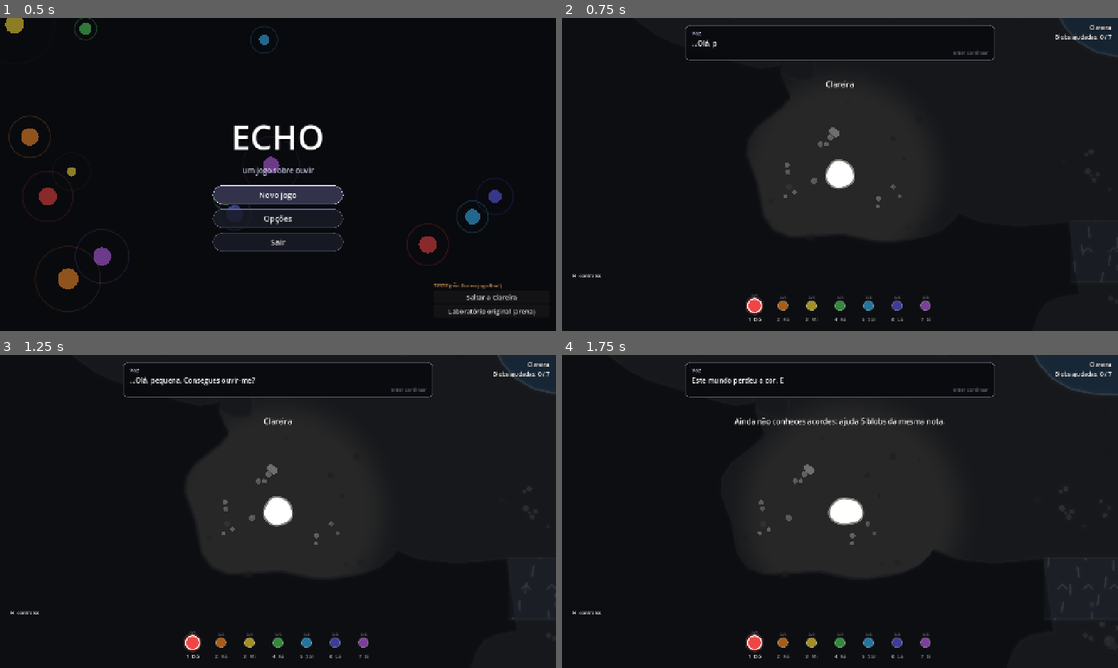
Above: before the commit, frames 1-4 (two rows, left to right).
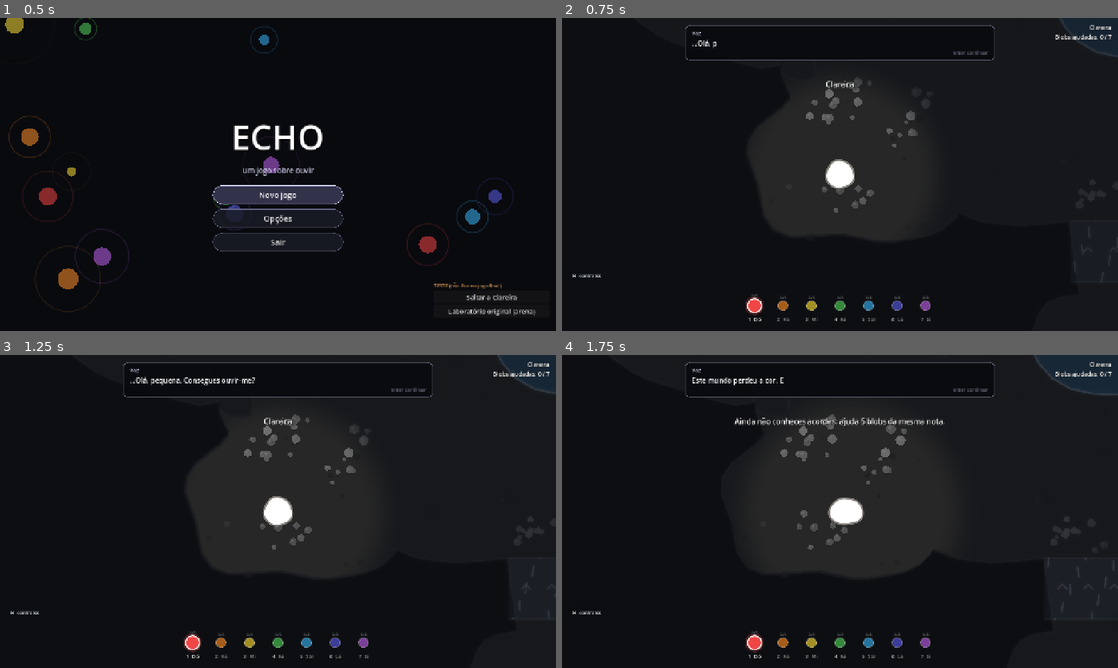
Above: after the commit, the same moments.

Repository: FranciscoVCM/Echo
Game: Godot game, scene res://scenes/ui/title_screen.tscn
Same seed, same stepped clock (60 frames per second), same inputs: the game is played once before the commit and once after it.
Inputs (mouse positions are in pixels of both pictures, inside the frame that each line leads up to):
- Up to frame 1 (0.5 s): no input
- Up to frame 2 (0.75 s): click "Novo jogo" at 0.5 s
- Up to frame 3 (1.25 s): no input
- Up to frame 4 (1.75 s): tap Enter (echo_dialogue) at 1.25 s; move the mouse to (962, 495) at 1.27 s; hold D (echo_right) from 1.28 s (still down); hold Q (echo_chord) from 1.28 s (still down); click (962, 495) at 1.42 s; tap Shift (echo_slow) at 1.55 s

Frame 1 is identical in both runs. In frame 2, 0.7% of the frame differs, in the area x 39-66%, y 18-63%; in frame 3, 0.8%; in frame 4, 0.9%, in the area x 35-93%, y 18-63%.

Commit message:
Time-window colour groups, nervous touch blobs, cleaner finale, sonar only for unseen blobs, chord rules explained, big K + black Nascente after the end

Diff:
--- a/ECHO/scripts/echo/echo_blob.gd
+++ b/ECHO/scripts/echo/echo_blob.gd
@@ -19,6 +19,7 @@
 	WARMTH,  ## Stay close for a while; once warm it wants its note once.
 	MELODY,  ## Answer its little song: the notes of `melody`, in order.
 	PUSH,  ## Lost from its nest: nudge it home with your body.
+	NERVOUS,  ## Tenses when you move fast near it (red ring); too tense and it rolls away. Come slowly, stay calm beside it, then call its note.
 }
 enum State { LOST, WAKING, FREED }
 
@@ -82,6 +83,10 @@
 var _shy_remaining := 0.0
 var _stim_remaining := 0.0
 var _warmth := 0.0
+var _tension := 0.0
+var _calm := 0.0
+const NERVOUS_RADIUS := 320.0
+const NERVOUS_CALM_TIME := 3.0
 var _warm := false
 var _melody_step := 0
 var _revealed := false
@@ -192,12 +197,48 @@
 						_play_voice(note, -4.0)
 				else:
 					_warmth = maxf(_warmth - delta / (duration * 2.0), 0.0)
+		Need.NERVOUS:
+			_process_nervous(delta)
+
+
+func _process_nervous(delta: float) -> void:
+	if _warm or player == null or _fleeing:
+		return
+	var distance := player.global_position.distance_to(global_position)
+	var speed: float = (player.get("velocity") as Vector2).length() if "velocity" in player else 0.0
+	var threshold := lerpf(140.0, 210.0, ease)
+	if distance < NERVOUS_RADIUS and speed > threshold:
+		_tension = minf(_tension + delta * 1.3, 1.0)
+	else:
+		_tension = maxf(_tension - delta * 0.45, 0.0)
+	if _tension >= 1.0:
+		# Too much: it rolls away and you start over (calmly, this time).
+		_tension = 0.0
+		_calm = 0.0
+		_fleeing = true
+		_flee_target = global_position + (global_position - player.global_position).normalized() * 170.0
+		_set_emote("!", 1.0)
+		_add_stat("scares")
+		_play_voice(note, -6.0)
+		return
+	if distance < 125.0 and speed <= threshold and _tension < 0.35:
+		_calm = minf(_calm + delta / NERVOUS_CALM_TIME, 1.0)
+		if _calm >= 1.0:
+			_warm = true
+			_hit_flash = 1.0
+			_set_emote("<3", 1.5)
+			_play_voice(note, -4.0)
+	elif distance >= 125.0:
+		_calm = maxf(_calm - delta / (NERVOUS_CALM_TIME * 2.0), 0.0)
 
 
 func _physics_process(delta: float) -> void:
 	if state != State.LOST or player == null:
 		return
 	match need:
+		Need.NERVOUS:
+			if _fleeing:
+				_move_toward_target(delta, 220.0)
 		Need.CAUTIOUS:
 			_physics_cautious(delta)
 		Need.PUSH:
@@ -271,7 +312,8 @@
 	if wave.is_echo() or dormant:
 		return
 	_revealed = true
-	EchoMarker.spawn(global_position, _display_color(), body_radius, get_tree())
+	if state != State.FREED and (not visible or modulate.a < 0.5):
+		EchoMarker.spawn(global_position, _display_color(), body_radius, get_tree())
 	var matched := wave.carries_pitch_class(_expected_note())
 	match state:
 		State.LOST:
@@ -340,6 +382,14 @@
 			else:
 				_set_emote("...", 1.4)
 				_play_voice(note, -10.0)
+		Need.NERVOUS:
+			if _warm:
+				free_blob()
+			elif wave.get_charge() > 0.45 and distance < 450.0:
+				_tension = minf(_tension + 0.5, 1.0)
+				_jolt = 0.8
+			else:
+				_set_emote("...", 1.2)
 		Need.WARMTH:
 			if _warm:
 				free_blob()
@@ -575,7 +625,11 @@
 	if group_mark > 0.01:
 		var mark_color := Color(shown.lightened(0.3), group_mark)
 		draw_arc(Vector2.ZERO, body_radius + 8.0, 0.0, TAU, 48, Color(mark_color, 0.3 * group_mark), 5.0, true)
-		draw_arc(Vector2.ZERO, body_radius + 8.0, 0.0, TAU, 48, mark_color, 2.0, true)
+		if group_window_ratio >= 0.0:
+			# Time-window groups: the ring empties as the shared time runs out.
+			draw_arc(Vector2.ZERO, body_radius + 8.0, -PI * 0.5, -PI * 0.5 + TAU * group_window_ratio, 48, Color(1.0, 0.85, 0.4, 0.95), 3.0, true)
+		else:
+			draw_arc(Vector2.ZERO, body_radius + 8.0, 0.0, TAU, 48, mark_color, 2.0, true)
 
 	if state == State.LOST:
 		_draw_progress(shown)
@@ -626,6 +680,15 @@
 	if need == Need.STIMULATED and _stim_remaining > 0.0:
 		_draw_meter(_stim_remaining / stim_window, Color(1.0, 0.85, 0.4))
 		_draw_small_text("%.0f s" % ceilf(_stim_remaining), Vector2(0, -body_radius - 26.0), Color(1, 0.9, 0.6, 0.9))
+	if need == Need.NERVOUS:
+		if _warm:
+			var pulse_n := 0.5 + 0.5 * sin(_time * 4.0)
+			draw_arc(Vector2.ZERO, body_radius + 10.0 + pulse_n * 4.0, 0.0, TAU, 48, Color(_true_color.lightened(0.3), 0.6 + 0.3 * pulse_n), 3.0, true)
+		else:
+			if _calm > 0.0:
+				_draw_meter(_calm, Color(0.6, 0.95, 0.7))
+			if _tension > 0.02:
+				draw_arc(Vector2.ZERO, body_radius + 16.0, -PI * 0.5, -PI * 0.5 + TAU * _tension, 48, Color(1.0, 0.3, 0.3, 0.85), 3.0, true)
 	if need == Need.WARMTH:
 		if _warm:
 			# Warm now: a pulsing ring in its own colour = "call me".
@@ -663,7 +726,7 @@
 			draw_circle(Vector2(side * spacing, eye_y), 3.4, eye_color)
 			draw_circle(Vector2(side * spacing + 0.8, eye_y - 0.8), 1.0, Color(1, 1, 1, 0.8))
 		return
-	var closed := need == Need.SHY or (need == Need.WARMTH and not _warm)
+	var closed := need == Need.SHY or (need == Need.WARMTH and not _warm) or (need == Need.NERVOUS and _tension > 0.3)
 	for side in [-1.0, 1.0]:
 		var center := Vector2(side * spacing, eye_y)
 		if closed:
--- a/ECHO/scripts/echo/echo_blob_group.gd
+++ b/ECHO/scripts/echo/echo_blob_group.gd
@@ -13,12 +13,17 @@
 	SAME_WAVE,
 	CLUSTER,
 	TOGETHER,  ## only draws the link; members are helped one by one (e.g. the shy chorus)
+	TIME_WINDOW,  ## different colours; all must hear their note within `window_seconds` of the first
 }
 
 @export var mode: Mode = Mode.SAME_WAVE
 ## How long a partial SAME_WAVE mark stays visible before the blob feels alone again.
 @export_range(0.3, 4.0, 0.1) var partial_mark_duration := 1.6
 @export var draw_links := true
+## TIME_WINDOW: always long enough to do it note by note (chords only make it easier).
+@export_range(4.0, 30.0, 0.5) var window_seconds := 13.0
+var _window_remaining := 0.0
+var _window_hits: Dictionary = {}
 
 var members: Array[EchoBlob] = []
 var _resolved := false
@@ -60,6 +65,14 @@
 			blob.group_mark = 1.0
 			if _cluster_hits.size() >= members.size():
 				_resolve()
+		Mode.TIME_WINDOW:
+			if _window_remaining <= 0.0:
+				_window_remaining = window_seconds
+				_window_hits.clear()
+			_window_hits[blob] = true
+			blob.group_mark = 1.0
+			if _window_hits.size() >= members.size():
+				_resolve()
 
 
 func _process(delta: float) -> void:
@@ -71,6 +84,18 @@
 		if all_freed:
 			_resolved = true
 			resolved.emit(self)
+	if not _resolved and mode == Mode.TIME_WINDOW and _window_remaining > 0.0:
+		_window_remaining -= delta
+		var ratio := maxf(_window_remaining / window_seconds, 0.0)
+		for member in members:
+			member.group_window_ratio = ratio if _window_hits.has(member) else -1.0
+		if _window_remaining <= 0.0:
+			for member in members:
+				if _window_hits.has(member):
+					member.droop()
+				member.group_mark = 0.0
+				member.group_window_ratio = -1.0
+			_window_hits.clear()
 	if not _resolved and mode == Mode.SAME_WAVE:
 		var any_marked := false
 		for member in members:
--- a/ECHO/scripts/world/encounter_generator.gd
+++ b/ECHO/scripts/world/encounter_generator.gd
@@ -17,7 +17,8 @@
 const POOLS := {
 	"vista": {
 		"hidden_note": 3.0, "hidden_shy": 2.0, "shy": 1.0, "same_wave_pair": 2.0,
-		"same_wave_trio": 1.0, "cluster": 1.5, "stimulated": 1.0, "hidden_stimulated": 1.0,
+		"same_wave_trio": 1.0, "cluster": 1.0, "stimulated": 1.0, "hidden_stimulated": 1.0,
+		"window_trio": 1.5,
 	},
 	"som": {
 		"note": 3.0, "shy": 2.0, "melody2": 1.5, "same_wave_pair": 2.0,
@@ -25,7 +26,7 @@
 	},
 	"tato": {
 		"gentle": 3.0, "cautious": 2.0, "warmth": 2.0, "push": 2.0, "same_wave_pair": 1.0,
-		"stimulated": 1.0, "gentle_shy": 1.0,
+		"stimulated": 1.0, "gentle_shy": 1.0, "nervous": 2.0, "window_trio": 1.0,
 	},
 }
 
@@ -81,9 +82,9 @@
 		var weight: float = pool[pattern]
 		if pattern == _last_pattern or _pattern_counts.get(pattern, 0) >= MAX_PER_PATTERN:
 			weight *= 0.05
-		if site_radius < 120.0 and (pattern.begins_with("same_wave") or pattern.begins_with("cluster") or pattern == "push"):
+		if site_radius < 120.0 and (pattern.begins_with("same_wave") or pattern.begins_with("cluster") or pattern.begins_with("window") or pattern == "push"):
 			weight = 0.0  # small alcoves only get single blobs
-		if pattern.begins_with("cluster") and not owned_chords.is_empty():
+		if (pattern.begins_with("cluster") or pattern.begins_with("window")) and not owned_chords.is_empty():
 			weight *= 2.0  # player influence: chords they own become useful
 		weights[pattern] = weight
 		total += weight
@@ -170,6 +171,13 @@
 			if point == Vector2.INF:
 				return {}
 			spec["blobs"].append(_blob(point, _pick_note(), "GENTLE", {"hits": 2}))
+		"nervous":
+			var point := _random_point(center, radius, 60.0)
+			if point == Vector2.INF or not _has_flee_room(point):
+				return {}
+			spec["blobs"].append(_blob(point, _pick_note(), "NERVOUS"))
+		"window_trio":
+			return _make_window(spec, center, radius)
 		"cautious":
 			var point := _random_point(center, radius, 60.0)
 			if point == Vector2.INF or not _has_flee_room(point):
@@ -288,6 +296,29 @@
 	return spec
 
 
+## Three blobs of different colours (a triad, so the matching chord helps) that must all
+## hear their note within a shared window. Evaluation: one spot sees all three, and the
+## window always allows three single-note pings with the cooldown, plus slack.
+func _make_window(spec: Dictionary, center: Vector2, radius: float) -> Dictionary:
+	var root := _pick_note()
+	if not owned_chords.is_empty() and rng.randf() < 0.6:
+		root = owned_chords[rng.randi() % owned_chords.size()]
+	var notes := [root, posmod(root + 2, 7), posmod(root + 4, 7)]
+	var anchor := _random_point(center, radius * 0.5, 60.0)
+	if anchor == Vector2.INF:
+		return {}
+	var base_angle := rng.randf() * TAU
+	for index in range(3):
+		var point := anchor + Vector2.RIGHT.rotated(base_angle + TAU * index / 3.0) * rng.randf_range(120.0, 170.0)
+		if not geometry.is_walkable(point, 40.0) or not _far_from_placed(point, 110.0) or not geometry.has_line_of_sight(anchor, point):
+			return {}
+		spec["blobs"].append(_blob(point, notes[index], "NOTE"))
+	spec["group"] = "window"
+	spec["window"] = snappedf(3 * PING_COOLDOWN + rng.randf_range(6.0, 8.0), 0.5)
+	spec["solution"] = [anchor.x, anchor.y]
+	return spec
+
+
 func _make_push(spec: Dictionary, center: Vector2, radius: float) -> Dictionary:
 	var start := _random_point(center, radius * 0.5, 60.0)
 	if start == Vector2.INF:
--- a/ECHO/scripts/world/encounter_spawner.gd
+++ b/ECHO/scripts/world/encounter_spawner.gd
@@ -6,7 +6,7 @@
 const NEEDS := {
 	"NOTE": EchoBlob.Need.NOTE, "SHY": EchoBlob.Need.SHY, "STIMULATED": EchoBlob.Need.STIMULATED,
 	"GENTLE": EchoBlob.Need.GENTLE, "CAUTIOUS": EchoBlob.Need.CAUTIOUS, "WARMTH": EchoBlob.Need.WARMTH,
-	"MELODY": EchoBlob.Need.MELODY, "PUSH": EchoBlob.Need.PUSH,
+	"MELODY": EchoBlob.Need.MELODY, "PUSH": EchoBlob.Need.PUSH, "NERVOUS": EchoBlob.Need.NERVOUS,
 }
 
 
@@ -24,6 +24,9 @@
 				group.mode = EchoBlobGroup.Mode.SAME_WAVE
 			"cluster":
 				group.mode = EchoBlobGroup.Mode.CLUSTER
+			"window":
+				group.mode = EchoBlobGroup.Mode.TIME_WINDOW
+				group.window_seconds = float(spec.get("window", 13.0))
 			_:
 				group.mode = EchoBlobGroup.Mode.TOGETHER
 		container = group
--- a/ECHO/scripts/world/game_world.gd
+++ b/ECHO/scripts/world/game_world.gd
@@ -7,6 +7,8 @@
 const ENDING_SCRIPT: Script = preload("res://scripts/ui/ending_screen.gd")
 const PAUSE_SCRIPT: Script = preload("res://scripts/ui/pause_menu.gd")
 const DEBUG_SCRIPT: Script = preload("res://scripts/ui/debug_panel.gd")
+## K is the black ink: once it is back, the Nascente turns deep black.
+const BLACK_NASCENTE := Color(0.11, 0.11, 0.13)
 const VASSAL_COLORS := {"C": Color(0.1, 0.85, 0.95), "M": Color(0.95, 0.22, 0.66), "Y": Color(1.0, 0.9, 0.15)}
 
 var geometry: WorldGeometry
@@ -60,7 +62,12 @@
 	geometry = WorldGeometry.new()
 	geometry.name = "Geometry"
 	add_child(geometry)
-	geometry.build(WorldLayout.regions())
+	var layout := WorldLayout.regions()
+	if _game.is_vassal_freed("K"):
+		for region in layout:
+			if region["name"] == "hub":
+				region["floor_color"] = BLACK_NASCENTE
+	geometry.build(layout)
 	_scatter_flora()
 	grading = ColorGrading.new()
 	add_child(grading)
@@ -158,6 +165,8 @@
 			var at := Vector2(rng.randf_range(bounds.position.x, bounds.end.x), rng.randf_range(bounds.position.y, bounds.end.y))
 			if not Geometry2D.is_point_in_polygon(at, polygon) or not geometry.is_walkable(at, 50.0):
 				continue
+			if region["name"] == "hub" and at.length() < 360.0:
+				continue  # keep the sanctum clear for K's finale
 			var patch := FloraPatch.new()
 			patch.position = at
 			patch.flora_color = palette[rng.randi() % palette.size()]
@@ -277,7 +286,7 @@
 
 func _spawn_area(area: String, specs: Array) -> void:
 	for spec in specs:
-		if spec.get("group", "") in ["cluster", "same_wave"]:
+		if spec.get("group", "") in ["cluster", "same_wave", "window"]:
 			var center := Vector2.ZERO
 			for data in spec["blobs"]:
 				center += Vector2(data["pos"][0], data["pos"][1])
@@ -358,6 +367,11 @@
 	k_body.visible = _game.is_vassal_freed("K")
 	if _game.is_vassal_freed("K"):
 		k_body.position = Vector2(0, 0)
+		k_body.radius = 80.0
+		k_body.completed = true
+		k_body.awake = true
+		k_body.glow = 1.0
+		k_body.base_color = Color(0.05, 0.05, 0.07)
 	elif _game.progress["clearing_done"]:
 		k_body.position = Vector2(140, 140) if _game.cmy_freed_count() < 3 else Vector2(0, 0)
 	else:
@@ -830,7 +844,7 @@
 			var blobs := EncounterSpawner.spawn(spec, _creatures, geometry)
 			_final_trio = blobs[0].group
 			_final_trio.resolved.connect(func(_g: EchoBlobGroup) -> void: _start_final_stage(4))
-			k_body.global_position = Vector2(0, 40)
+			k_body.global_position = Vector2(0, -235)  # out of the way of the trio and pillars
 		4:
 			k_body.start_silence(6.0)
 			say([["K", "E agora... não digas nada. Só ouve."]])
@@ -867,6 +881,7 @@
 	grow.tween_property(k_body, "radius", 80.0, 3.0).set_trans(Tween.TRANS_SINE)
 	k_body.glow = 1.0
 	k_body.base_color = Color(0.05, 0.05, 0.07)
+	geometry.set_floor_color("hub", BLACK_NASCENTE)
 	var lines := ElderSpeech.lines(_game.progress)
 	say(lines, "K", "ending")
 	dialogue.finished.connect(func(sequence: String) -> void:
--- a/ECHO/scripts/world/k_companion.gd
+++ b/ECHO/scripts/world/k_companion.gd
@@ -270,7 +270,8 @@
 		world.say_once("first_chord", [
 			"Ajudaste cinco blobs de %s. Agora essa nota pode soar como um acorde: %s." % [EchoNotes.name_for(pc), EchoNotes.chord_name_for(pc)],
 			"Escolhe %s e carrega %s. O teu ping passa a levar %s ao mesmo tempo, e qualquer blob dessas cores o ouve." % [EchoNotes.name_for(pc), game.key_label("echo_chord"), names],
-			"Mas um acorde divide a tua voz: chega menos longe do que uma nota só. Para chamar longe, volta a uma nota (%s outra vez)." % game.key_label("echo_chord"),
+			"Qualquer das três notas do acorde serve a uma blob. Mas numa canção, cada ping conta só uma nota de cada vez.",
+			"E um acorde divide a tua voz: chega menos longe do que uma nota só. Para chamar longe, volta a uma nota (%s outra vez)." % game.key_label("echo_chord"),
 		])
 	else:
 		world.say(["Também o teu %s pode ser acorde agora: %s (%s)." % [EchoNotes.name_for(pc), EchoNotes.chord_name_for(pc), names]])
@@ -283,6 +284,7 @@
 		EchoBlob.Need.CAUTIOUS: ["Esta é desconfiada. Se chegares a correr, foge.", "Aproxima-te devagar (%s) e só então chama-a, já de perto." % game.key_label("echo_slow")],
 		EchoBlob.Need.WARMTH: ["Esta tem frio. Fica perto dela um bocadinho: o anel enche enquanto aquece.", "Quando aquecer, vai querer ouvir a sua nota."],
 		EchoBlob.Need.PUSH: ["Esta perdeu-se do ninho: aquele círculo da cor dela.", "Encosta-te a ela e empurra-a com cuidado até lá."],
+		EchoBlob.Need.NERVOUS: ["Esta é nervosa: o anel vermelho cresce se te mexeres depressa perto dela.", "Chega devagar (%s), fica ao lado dela até acalmar, e depois chama-a." % game.key_label("echo_slow")],
 		EchoBlob.Need.MELODY: ["Esta canta uma pequena melodia.", "Responde-lhe nota a nota, pela ordem. Os pontos mostram quantas já acertaste; se errares, ela canta-te a que falta."],
 	}
 	if lines.has(need):
@@ -298,6 +300,7 @@
 		"current": ["Do outro lado da corrente há uma blob desconfiada. Entrar a correr pode não ser boa ideia."],
 		"cluster": ["Estas estão juntas, mas cada uma quer a sua própria nota.", "Só se soltam quando todas tiverem ouvido a sua. A ordem não importa."],
 		"same_wave": ["Da mesma cor, e separadas. Lembras-te do par da Clareira? Uma só onda que chegue a todas."],
+		"window": ["Três cores diferentes, ligadas umas às outras.", "Precisam de ouvir as suas notas quase ao mesmo tempo: quando chamares a primeira, o tempo começa a contar. Há tempo para as três... e um acorde ajuda."],
 	}
 	if nudges.has(pattern):
 		world.say_once("near_sp_" + pattern, nudges[pattern])
--- a/ECHO/scripts/world/set_pieces.gd
+++ b/ECHO/scripts/world/set_pieces.gd
@@ -54,7 +54,7 @@
 					{"pos": [3160, 820], "note": 6, "need": "GENTLE", "hits": 2},
 				]),
 				neighbours("tato:sp:neighbours", area, [
-					{"pos": [3090, -760], "note": 4, "need": "WARMTH", "warmth_duration": 4.5},
+					{"pos": [3090, -760], "note": 4, "need": "NERVOUS"},
 					{"pos": [3260, -880], "note": 1, "need": "SHY", "shy_silence": 5.0},
 				]),
 			]
--- a/ECHO/scripts/world/world_geometry.gd
+++ b/ECHO/scripts/world/world_geometry.gd
@@ -381,6 +381,13 @@
 	return ""
 
 
+func set_floor_color(name: String, color: Color) -> void:
+	for region in regions:
+		if region["name"] == name:
+			region["floor_color"] = color
+	_rebuild_drawing()
+
+
 func region_data(name: String) -> Dictionary:
 	for region in regions:
 		if region["name"] == name:
--- a/ECHO/tests/ui_smoke.gd
+++ b/ECHO/tests/ui_smoke.gd
@@ -39,5 +39,11 @@
 	world.debug_go_final()
 	await get_tree().create_timer(0.5).timeout
 	print("debug go final -> CMY freed=", game.cmy_freed_count(), " chords=", game.unlocked_chords().size())
+	game.progress["vassals"]["K"] = true
+	game.progress["clearing_done"] = true
+	get_tree().reload_current_scene()
+	await get_tree().create_timer(1.0).timeout
+	var after: GameWorld = get_tree().current_scene
+	print("after ending -> K radius=", after.k_body.radius, " visible=", after.k_body.visible, " hub floor=", after.geometry.region_data("hub")["floor_color"])
 	print("UI SMOKE DONE")
 	get_tree().quit()
--- a/ECHO/tests/world_tests.gd
+++ b/ECHO/tests/world_tests.gd
@@ -68,6 +68,7 @@
 			check(geometry.is_walkable(site[0], 30.0), "site %s %s is walkable" % [region["name"], site[0]])
 
 	print("PCG (several seeds)")
+	var patterns_seen := {}
 	for seed_value in [1, 77, 2024, 31337, 9]:
 		var generator := EncounterGenerator.new(geometry, seed_value)
 		# The clearing already has Fá, Mi, Dó, Sol x2, Ré, Lá (as the game passes it in).
@@ -93,6 +94,10 @@
 			check(blob_count + fixed_counts[area] >= 13, "seed %d %s: %d generated + %d hand-made" % [seed_value, area, blob_count, fixed_counts[area]])
 		var usage: Array[int] = clearing_usage.duplicate()
 		for spec in all_specs:
+			patterns_seen[spec["pattern"]] = true
+			if spec.get("group", "") == "window":
+				if float(spec["window"]) < 3 * 2.0 + 4.0:
+					check(false, "seed %d window group leaves enough time without chords" % seed_value)
 			for blob in spec["blobs"]:
 				usage[int(blob["note"])] += 1
 				if spec.get("group", "") == "same_wave":
@@ -109,6 +114,7 @@
 		for count in usage:
 			min_usage = mini(min_usage, count)
 		check(min_usage >= 5, "seed %d: every note has >= 5 creatures in the world, so every chord is reachable (%s), %d rejected, %d ms" % [seed_value, usage, generator.rejected, Time.get_ticks_msec() - t1])
+	check(patterns_seen.has("window_trio") and patterns_seen.has("nervous"), "PCG produces the new time-window trios and nervous blobs")
 	geometry.queue_free()
 
 
@@ -201,6 +207,22 @@
 		skip_dialogue()
 		var needed: int = world.area_needed(area)
 		check(needed < blobs.size(), "%s guardian wakes at %d of %d (not all needed)" % [area, needed, blobs.size()])
+		if area == "tato":
+			var nervous: EchoBlob = null
+			for blob in blobs:
+				if blob.need == EchoBlob.Need.NERVOUS and not blob.is_freed():
+					nervous = blob
+					break
+			check(nervous != null, "the Forest has a nervous blob")
+			if nervous != null:
+				var start := spot_near(nervous.global_position, 280.0)
+				world.player.global_position = start
+				await frames(3)
+				_press_direction((nervous.global_position - start).normalized())
+				await wait(1.0)
+				_release_direction()
+				check(nervous._tension > 0.3 or nervous._fleeing, "rushing at the nervous blob makes it tense (%.2f)" % nervous._tension)
+				await wait(3.0)
 		var specs: Array = SetPieces.for_area(area) + game.progress["area_specs"][area]
 		var woke_at := -1
 		for spec in specs:
@@ -358,6 +380,11 @@
 		"cluster":
 			for blob in blobs:
 				await ping_at(spot_near(blob.global_position, 130.0), blob.note, 0.3)
+		"window":
+			# Note by note (no chord), from the spot that sees all three, within the window.
+			var anchor := Vector2(spec["solution"][0], spec["solution"][1])
+			for blob in blobs:
+				await ping_at(anchor, blob.note, 0.45)
 		_:
 			for blob in blobs:
 				await solve_blob(blob, [])
@@ -402,6 +429,12 @@
 				await wait(0.3)
 		EchoBlob.Need.PUSH:
 			await push_home(blob)
+		EchoBlob.Need.NERVOUS:
+			# Arrive without rushing (teleport = no speed), stay calm beside it, then call.
+			world.player.global_position = spot_near(blob.global_position, 80.0)
+			world.player.velocity = Vector2.ZERO
+			await wait(EchoBlob.NERVOUS_CALM_TIME + 0.6)
+			await ping_at(spot_near(blob.global_position, 80.0), blob.note, 0.2)
 	await wait(0.3)
 	if not blob.is_freed():
 		print("     (retry %s need=%d)" % [blob.blob_id, blob.need])
Not shown, changed: DEVLOG.md
